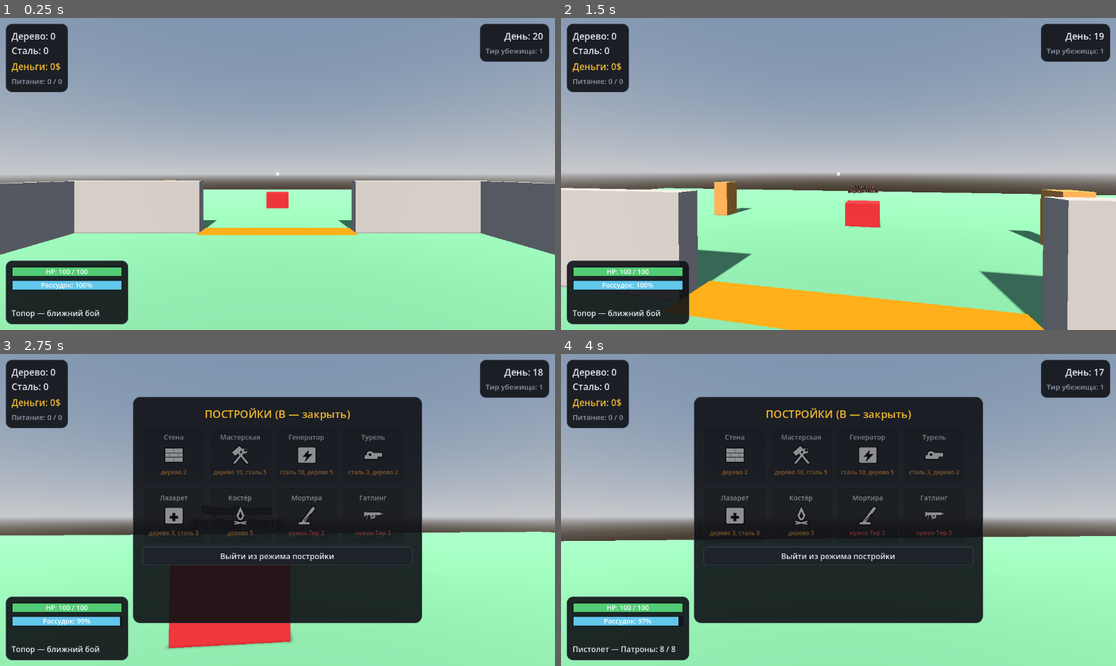
Above: before the commit, frames 1-4 (two rows, left to right).
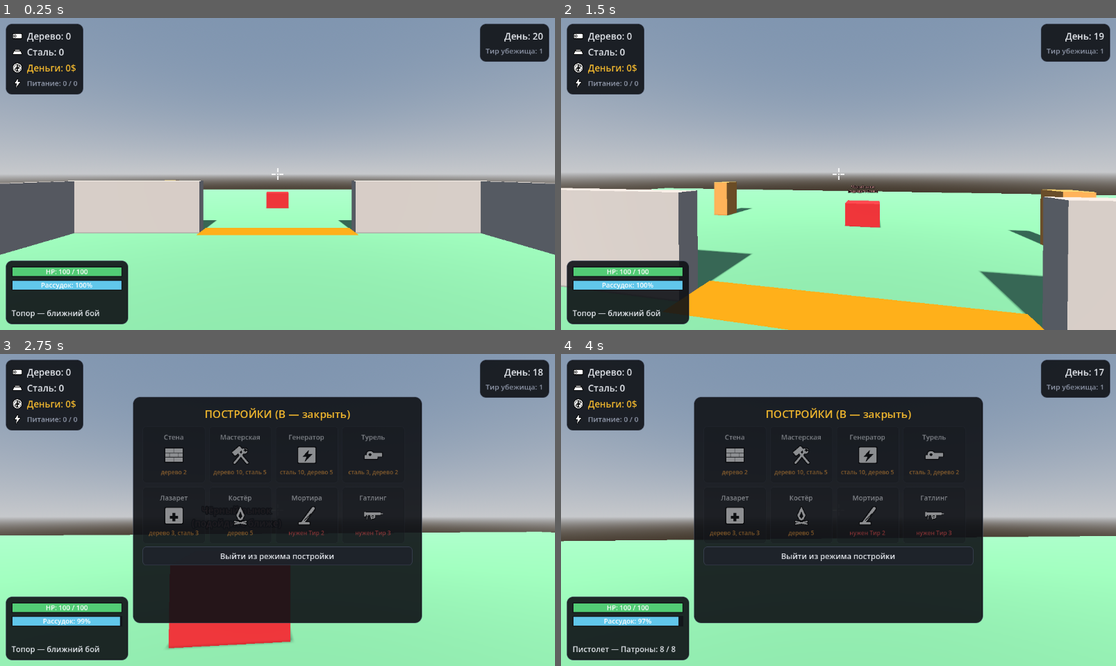
Above: after the commit, the same moments.

Repository: kem4ikkk/ubeziche
Game: Godot game, scene res://scenes/main.tscn
Two runs of this game, one before a commit and one after it. Both use one fixed random seed, a clock stepped at 60 frames per second and the inputs below.
Inputs (mouse positions are in pixels of both pictures, inside the frame that each line leads up to):
- Up to frame 1 (0.25 s): no input
- Up to frame 2 (1.5 s): tap Enter at 0.5 s; move the mouse to (866, 174) at 0.52 s; hold W from 0.53 s (still down); tap F at 0.6 s; click (866, 174) at 0.67 s; tap Space at 0.77 s; move the mouse to (810, 174) at 1.27 s; tap R at 1.35 s; click (810, 174) at 1.42 s
- Up to frame 3 (2.75 s): keep holding W; tap Space at 1.52 s; move the mouse to (288, 503) at 2.02 s; tap B at 2.1 s; click (288, 503) at 2.17 s
- Up to frame 4 (4 s): move the mouse to (810, 572) at 2.77 s; tap 1 at 2.85 s; click (810, 572) at 2.92 s; tap Space at 3.02, 3.77 s; move the mouse to (1005, 556) at 3.52 s; release W at 3.53 s; hold A from 3.53 s (still down); tap 5 at 3.6 s; click (1005, 556) at 3.67 s

The runs differ from the first frame. In frame 1, 1.3% of the frame differs, in the area x 1-52%, y 1-52%; in frame 2, 1.3%; in frame 3, 1.3%; in frame 4, 1.3%.

Commit message:
UI-3: полировка HUD — иконки ресурсов, прицел-крест, баннеры тревог, экран итога
- Панель ресурсов: строки с ИКОНКАМИ (дерево/сталь/деньги/питание).
- Прицел: крест с зазором и центральной точкой (вместо одной точки).
- Тревоги/эвакуация: тёмные плашки-баннеры (хаггят текст) вместо «висящего» текста.
- Экран победы/поражения: центральная панель + крупный текст (зелёный/красный).

Проверено через capture (EXIT=0): иконки ресурсов, крест, баннер тревоги и
панель итога отрисованы в едином стиле.

Co-Authored-By: Claude Opus 4.8 <noreply@anthropic.com>

Diff:
--- a/scripts/hud.gd
+++ b/scripts/hud.gd
@@ -15,11 +15,16 @@
 @onready var power_label: Label = $PowerLabel
 @onready var ability_label: Label = $AbilityLabel
 
-# HUD-панели (Этап UI-1) — строятся кодом в _ready (единый стиль, полосы, виньетка).
+# HUD-панели (Этап UI-1/UI-3) — строятся кодом в _ready (единый стиль, полосы,
+# иконки ресурсов, прицел, баннеры тревог, экран итога, виньетка).
 var _sanity_label: Label
 var _sanity_fill: ColorRect
 var _hp_fill: ColorRect
 var _vignette: TextureRect
+var _wood_val: Label
+var _steel_val: Label
+var _alert_panel: PanelContainer
+var _evac_panel: PanelContainer
 var _hp_cur: float = 100.0
 var _hp_max: float = 100.0
 const BAR_W := 230.0
@@ -95,11 +100,13 @@
 	_vignette.set_anchors_and_offsets_preset(Control.PRESET_FULL_RECT)
 	move_child(_vignette, 0)
 
-	# ↖ Ресурсы.
+	# ↖ Ресурсы (строки с иконками).
 	var rv := _panel_vbox(_make_panel(th, 0, 0, Vector2(12, 12)))
-	_reparent(inventory_label, rv); _tune_label(inventory_label, 19, UiStyle.TEXT)
-	_reparent(money_label, rv); _tune_label(money_label, 19, UiStyle.ACCENT)
-	_reparent(power_label, rv); _tune_label(power_label, 15, UiStyle.MUTED)
+	inventory_label.visible = false                    # старый мультилейбл не нужен
+	var wr := _icon_row(rv, "wood"); _wood_val = Label.new(); _tune_label(_wood_val, 19, UiStyle.TEXT); wr.add_child(_wood_val)
+	var sr := _icon_row(rv, "steel"); _steel_val = Label.new(); _tune_label(_steel_val, 19, UiStyle.TEXT); sr.add_child(_steel_val)
+	var mr := _icon_row(rv, "coin"); _reparent(money_label, mr); _tune_label(money_label, 19, UiStyle.ACCENT)
+	var pr := _icon_row(rv, "bolt"); _reparent(power_label, pr); _tune_label(power_label, 15, UiStyle.MUTED)
 
 	# ↗ Статус (день/ночь, тир).
 	var sv := _panel_vbox(_make_panel(th, 1, 0, Vector2(-12, 12)))
@@ -130,6 +137,15 @@
 	_reparent(ability_label, vv); _tune_label(ability_label, 16, UiStyle.WARN)
 	_reparent(ammo_label, vv); _tune_label(ammo_label, 16, UiStyle.TEXT)
 
+	_build_crosshair()
+	_alert_panel = _wrap_banner(alert_label, 12.0, 28)     # тревоги волн/босса
+	_evac_panel = _wrap_banner(evac_label, 64.0, 24)       # отсчёт эвакуации
+	_wrap_result(th)                                       # экран победы/поражения
+
+	# Начальное заполнение значений (контейнеры уже созданы).
+	_on_inventory_changed(InventorySystem.inventory)
+	_on_money_changed(InventorySystem.money)
+
 
 ## Тёмная панель-контейнер, прижатая к углу (ax/ay — 0/1 левый/правый, верх/низ).
 func _make_panel(th: Theme, ax: int, ay: int, off: Vector2) -> PanelContainer:
@@ -187,6 +203,88 @@
 	l.mouse_filter = Control.MOUSE_FILTER_IGNORE
 
 
+func _icon_rect(icon_name: String, sz: int) -> TextureRect:
+	var t := TextureRect.new()
+	t.expand_mode = TextureRect.EXPAND_IGNORE_SIZE
+	t.stretch_mode = TextureRect.STRETCH_KEEP_ASPECT_CENTERED
+	t.custom_minimum_size = Vector2(sz, sz)
+	var path := "res://assets/icons/%s.png" % icon_name
+	if ResourceLoader.exists(path):
+		t.texture = load(path)
+	t.mouse_filter = Control.MOUSE_FILTER_IGNORE
+	return t
+
+
+## Строка «иконка + (значение)» для панели ресурсов; значение-лейбл добавляет вызвавший.
+func _icon_row(parent: Control, icon_name: String) -> HBoxContainer:
+	var h := HBoxContainer.new()
+	h.add_theme_constant_override("separation", 8)
+	h.mouse_filter = Control.MOUSE_FILTER_IGNORE
+	parent.add_child(h)
+	h.add_child(_icon_rect(icon_name, 24))
+	return h
+
+
+## Прицел-крест с зазором по центру (вместо точки), Этап UI-3.
+func _build_crosshair() -> void:
+	var ch := get_node_or_null("Crosshair")
+	if ch is CanvasItem:
+		(ch as CanvasItem).visible = false
+	var col := Color(1, 1, 1, 0.85)
+	var segs := [Rect2(-12, -1.5, 8, 3), Rect2(4, -1.5, 8, 3),
+			Rect2(-1.5, -12, 3, 8), Rect2(-1.5, 4, 3, 8), Rect2(-1.5, -1.5, 3, 3)]
+	for r in segs:
+		var c := ColorRect.new()
+		c.color = col
+		c.mouse_filter = Control.MOUSE_FILTER_IGNORE
+		c.anchor_left = 0.5; c.anchor_top = 0.5; c.anchor_right = 0.5; c.anchor_bottom = 0.5
+		c.offset_left = r.position.x; c.offset_top = r.position.y
+		c.offset_right = r.position.x + r.size.x; c.offset_bottom = r.position.y + r.size.y
+		add_child(c)
+
+
+## Обёртка-баннер вокруг тревожного/эвакуационного лейбла (хаггит текст, тёмный фон).
+func _wrap_banner(label: Label, top_off: float, fsize: int) -> PanelContainer:
+	var p := PanelContainer.new()
+	p.add_theme_stylebox_override("panel", UiStyle.panel_box(Color(0.07, 0.08, 0.10, 0.92), 8, 1))
+	p.mouse_filter = Control.MOUSE_FILTER_IGNORE
+	p.anchor_left = 0.5; p.anchor_right = 0.5; p.anchor_top = 0.0; p.anchor_bottom = 0.0
+	p.grow_horizontal = Control.GROW_DIRECTION_BOTH
+	p.grow_vertical = Control.GROW_DIRECTION_END
+	add_child(p)
+	p.offset_top = top_off
+	_reparent(label, p)
+	label.visible = true
+	label.horizontal_alignment = HORIZONTAL_ALIGNMENT_CENTER
+	label.autowrap_mode = TextServer.AUTOWRAP_OFF
+	label.add_theme_font_size_override("font_size", fsize)
+	label.mouse_filter = Control.MOUSE_FILTER_IGNORE
+	p.visible = false
+	return p
+
+
+## Экран победы/поражения: затемнение (есть) + центральная панель с крупным текстом.
+func _wrap_result(th: Theme) -> void:
+	var wrap := PanelContainer.new()
+	wrap.theme = th
+	wrap.add_theme_stylebox_override("panel", UiStyle.panel_box(Color(0.06, 0.07, 0.09, 0.97), 18, 2))
+	wrap.mouse_filter = Control.MOUSE_FILTER_IGNORE
+	wrap.anchor_left = 0.5; wrap.anchor_right = 0.5; wrap.anchor_top = 0.5; wrap.anchor_bottom = 0.5
+	wrap.grow_horizontal = Control.GROW_DIRECTION_BOTH
+	wrap.grow_vertical = Control.GROW_DIRECTION_BOTH
+	result_screen.add_child(wrap)
+	var m := MarginContainer.new()
+	for side in ["margin_left", "margin_right"]:
+		m.add_theme_constant_override(side, 48)
+	for side in ["margin_top", "margin_bottom"]:
+		m.add_theme_constant_override(side, 32)
+	wrap.add_child(m)
+	_reparent(result_label, m)
+	result_label.add_theme_font_size_override("font_size", 44)
+	result_label.horizontal_alignment = HORIZONTAL_ALIGNMENT_CENTER
+	result_label.vertical_alignment = VERTICAL_ALIGNMENT_CENTER
+
+
 ## Радиальная виньетка (прозрачный центр → чёрные края) через GradientTexture2D.
 func _make_vignette_tex() -> Texture2D:
 	var g := Gradient.new()
@@ -228,17 +326,17 @@
 	# Тревожное сообщение гаснет само через ALERT_DURATION секунд (Этап 4.9).
 	if _alert_timer > 0.0:
 		_alert_timer -= delta
-		if _alert_timer <= 0.0:
-			alert_label.visible = false
+		if _alert_timer <= 0.0 and _alert_panel != null:
+			_alert_panel.visible = false
 
 	# Финальная фаза эвакуации (Этап 4.11): обратный отсчёт до зоны.
 	if is_instance_valid(_game_state_manager) and _game_state_manager.evac_active:
 		var t := int(ceil(_game_state_manager.get_evac_time_left()))
 		evac_label.text = "🚁 Эвакуация: %d с — к зелёному лучу!" % t
 		evac_label.modulate = Color(0.3, 1.0, 0.7) if t > 10 else Color(1.0, 0.5, 0.2)
-		evac_label.visible = true
-	else:
-		evac_label.visible = false
+		if _evac_panel != null: _evac_panel.visible = true
+	elif _evac_panel != null:
+		_evac_panel.visible = false
 
 	_update_power()
 	_update_ability()
@@ -319,19 +417,17 @@
 
 func _on_game_over(victory: bool) -> void:
 	result_label.text = "ПОБЕДА!\nНажмите R для рестарта" if victory else "ПОРАЖЕНИЕ\nНажмите R для рестарта"
+	result_label.modulate = Color(0.4, 1.0, 0.5) if victory else Color(1.0, 0.42, 0.42)
 	result_screen.visible = true
 
 
 func _on_inventory_changed(inventory: Dictionary) -> void:
-	# Показываем только собираемые ресурсы (дерево/сталь). «Стена» — это постройка
-	# (ставится в B-меню), а не ресурс инвентаря, и в HUD не выводится.
-	var text = ""
-	for resource_type in inventory:
-		if resource_type == "wall":
-			continue
-		var label_name: String = RESOURCE_NAMES.get(resource_type, resource_type.capitalize())
-		text += "%s: %d\n" % [label_name, inventory[resource_type]]
-	inventory_label.text = text.strip_edges()
+	# Показываем только собираемые ресурсы (дерево/сталь) — строками с иконками.
+	# «Стена» — это постройка (ставится в B-меню), в HUD не выводится.
+	if _wood_val == null:
+		return
+	_wood_val.text = "Дерево: %d" % int(inventory.get("wood", 0))
+	_steel_val.text = "Сталь: %d" % int(inventory.get("steel", 0))
 
 
 func _on_money_changed(amount: int) -> void:
@@ -427,5 +523,6 @@
 func _show_alert(text: String, color: Color) -> void:
 	alert_label.text = text
 	alert_label.modulate = color
-	alert_label.visible = true
+	if _alert_panel != null:
+		_alert_panel.visible = true
 	_alert_timer = ALERT_DURATION
